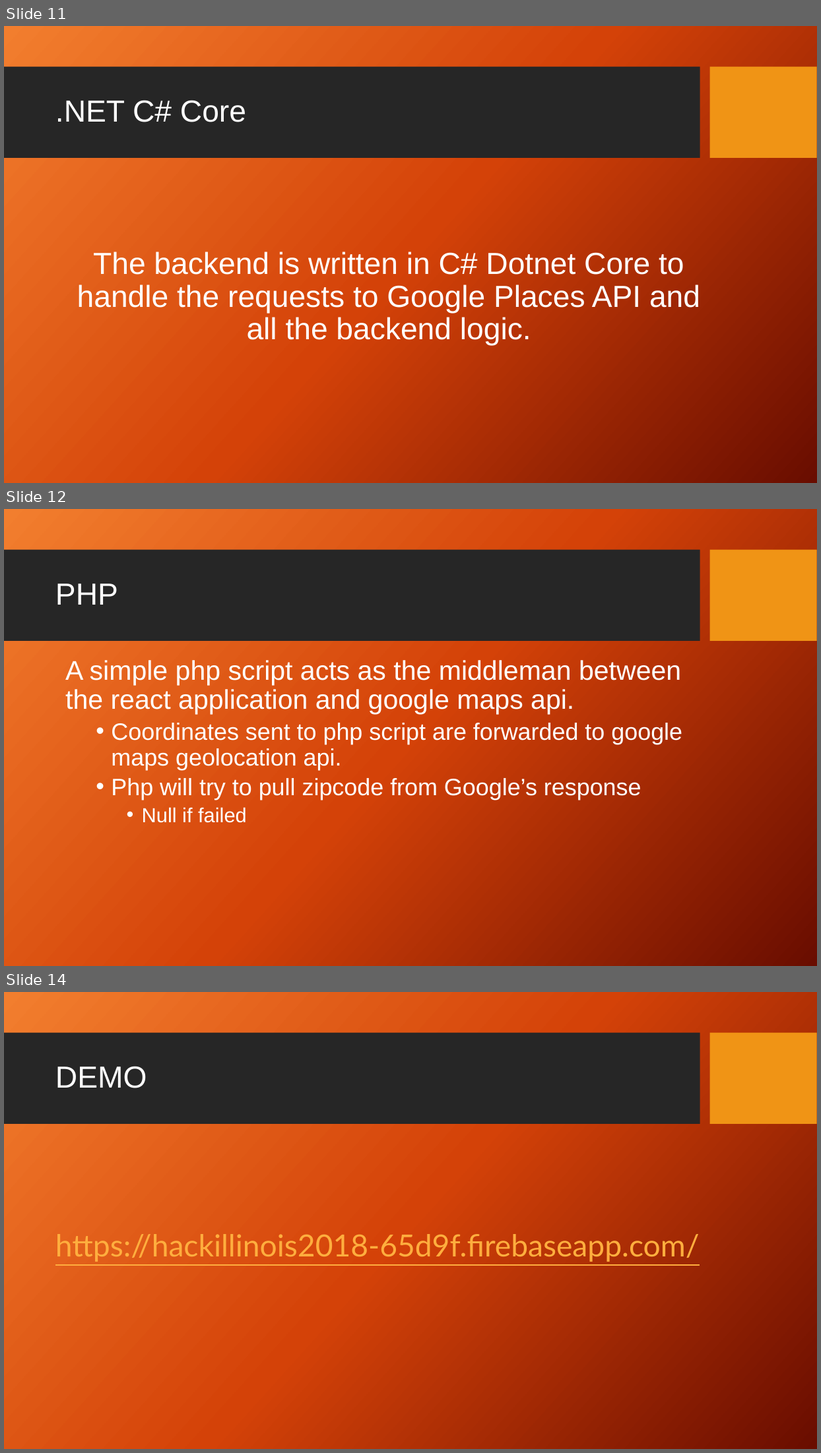
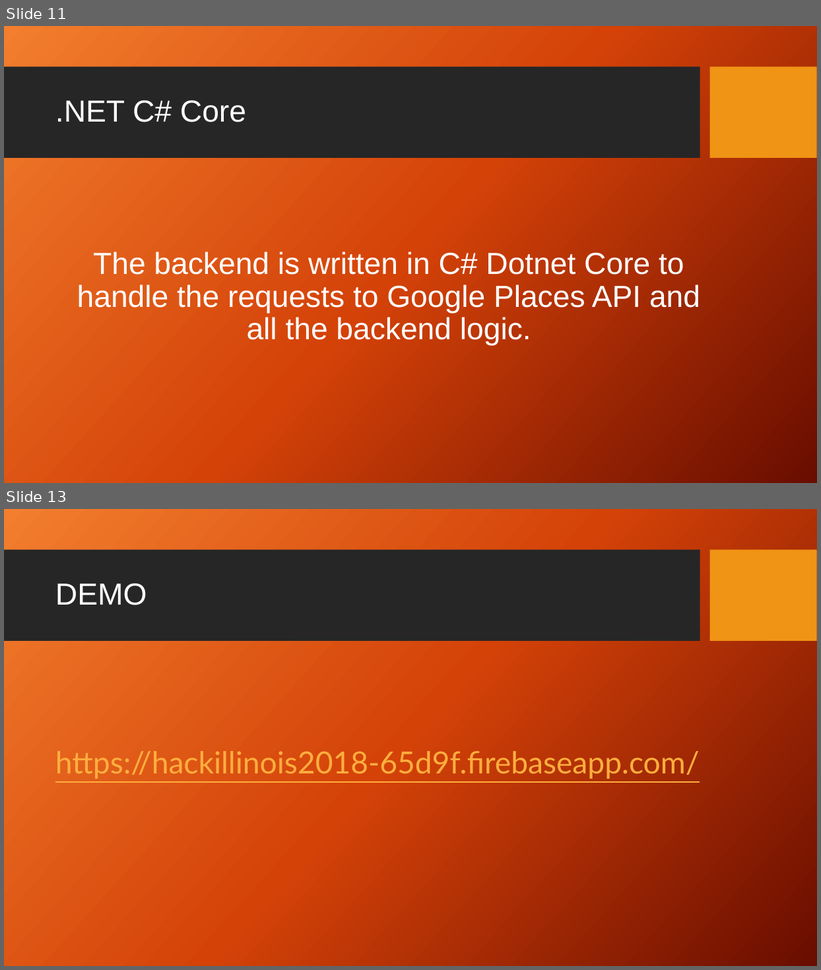
Before and after one commit to Brock-Gibson/Pizza-Now, a slide deck: Presentation/PizzaNow.pptx. Shown one above the other, each under a label of ours: slides 11, 12 and 14 before the commit, slides 11 and 13 after it; the slides between them are not shown. The pictures are 821x1453 and 821x970 pixels, drawn with LibreOffice and Linux fonts; fonts in the diff are those of the drawing; background and template pictures are left out. Boxes give left, top, right and bottom in pixels: in the first picture for what was removed or moved away, otherwise in the second. Text is boxed around its words. In the diff, an @@ line names an element or a change of style, - is before the commit and + after.

```diff
--- a/Presentation/PizzaNow.pptx
+++ b/Presentation/PizzaNow.pptx
@@ slide 12 removed at (4,509,817,966), background picture (left out); not listed: 2 template elements that a slide beside it also shows @@
@@ title removed at (55,584,118,605) @@
-PHP
@@ text removed at (65,660,682,823) @@
-A simple php script acts as the middleman between the react application and google maps api.
-  • Coordinates sent to php script are forwarded to google maps geolocation api.
-  • Php will try to pull zipcode from Google’s response
-    • Null if failed
@@ what was slide 14 is now slide 13 @@
```
Also in this commit, not shown: 4 slides changed, 3 other files.
